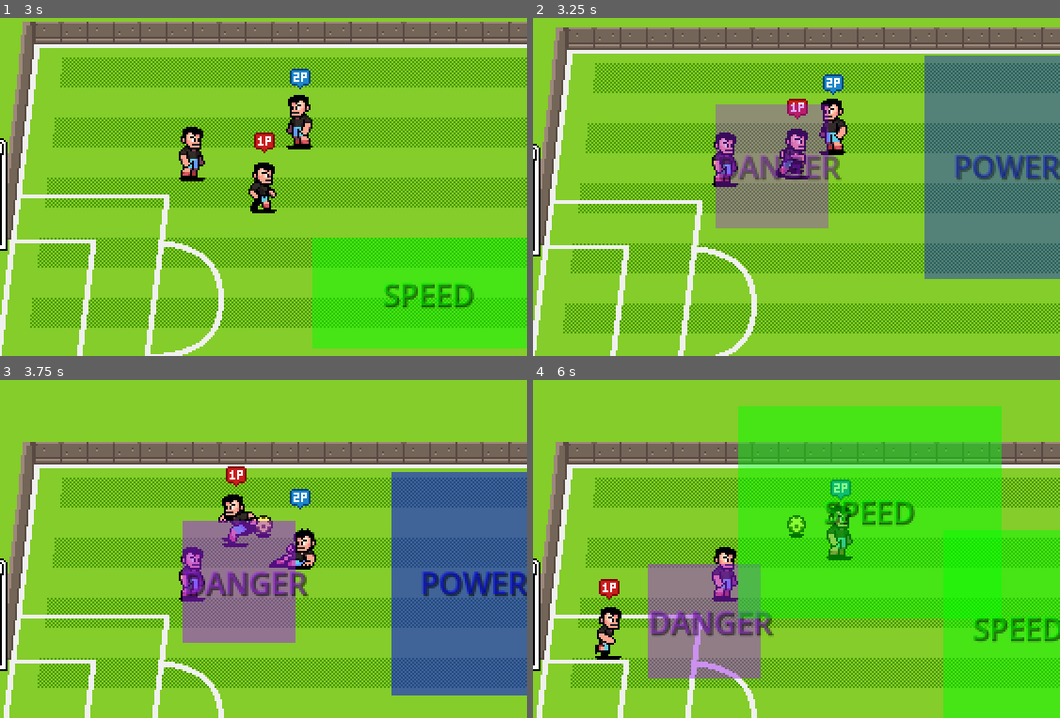
Above: before the commit, frames 1-4 (two rows, left to right).
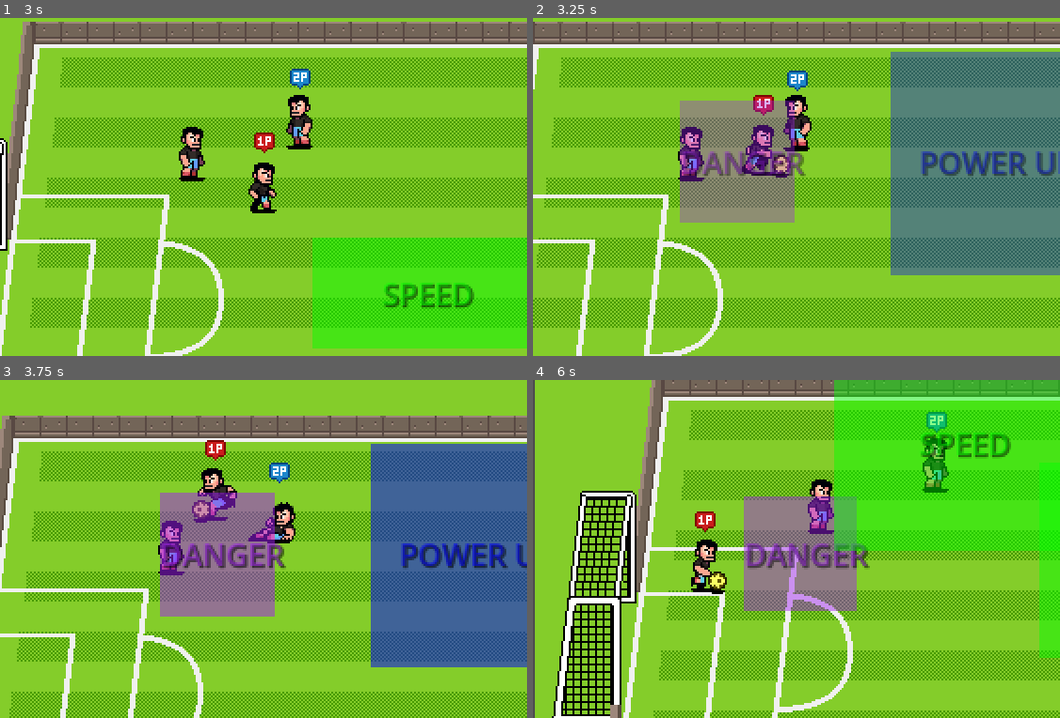
Above: after the commit, the same moments.

Repository: AhkunTa/soccer-online
Game: Godot game, scene res://scenes/world/world.tscn
Two runs of this game, one before a commit and one after it. Both use one fixed random seed, a clock stepped at 60 frames per second and the inputs below.
Inputs:
- Up to frame 1 (3 s): tap Enter (ui_accept) at 0.5 s; hold D (p1_right) 0.53-1.28 s; tap J (p1_pass) at 0.6 s; tap Space (p1_jump) at 0.77, 1.52 s; hold S (p1_down) 1.28-2.03 s; tap K (p1_shoot) at 1.35 s; hold D (p1_right) 2.03-2.78 s; tap Down (p2_down) at 2.1 s; hold W (p1_up) from 2.78 s (still down); tap Left (p2_left) at 2.85 s
- Up to frame 2 (3.25 s): keep holding W (p1_up); tap Space (p1_jump) at 3.02 s
- Up to frame 3 (3.75 s): release W (p1_up) at 3.53 s; hold A (p1_left) from 3.53 s (still down); tap Page Down (p2_pass) at 3.6 s
- Up to frame 4 (6 s): tap Space (p1_jump) at 3.77, 4.52 s; tap Right (p2_right) at 4.35 s; release A (p1_left) at 5.03 s; hold S (p1_down) 5.03-5.78 s; tap Page Up (p2_shoot) at 5.1 s; hold D (p1_right) from 5.78 s (still down); tap Up (p2_up) at 5.85 s

Frame 1 is identical in both runs. In frame 2, 61% of the frame differs, in the area x 0-100%, y 1-100%; in frame 3, 62%; in frame 4, 74%, in the area x 0-100%, y 0-100%.

Commit message:
fix: layer config

Diff:
--- a/scenes/charcaters/player.gd
+++ b/scenes/charcaters/player.gd
@@ -47,8 +47,6 @@
 	# 应用配置到玩家属性
 	apply_player_config()
 
-	# 设置碰撞层用于区域检测
-	collision_layer = 1  # 玩家层
 
 	set_control_texture()
 	switch_state(State.MOVING, PlayerStateData.new())
--- a/scenes/world/area/random_area.gd
+++ b/scenes/world/area/random_area.gd
@@ -72,8 +72,8 @@
 	body_exited.connect(_on_body_exited)
 
 	# 设置检测层
-	collision_layer = 0  # 不与任何东西碰撞
-	collision_mask = 1   # 检测玩家层
+	collision_layer = 0  # 区域本身不参与物理碰撞
+	collision_mask = 2   # 检测层2的玩家
 
 func _on_body_entered(body: Node2D) -> void:
 	if body is Player and body not in players_inside:
